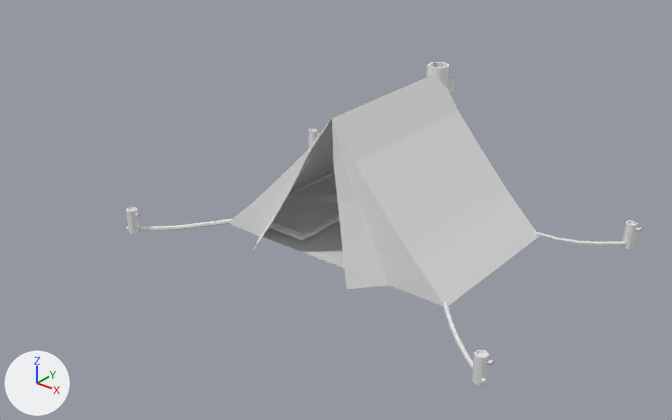
What one commit did to the FBX model Ketopia/Assets/Ben/Objects/Tent.fbx.
Camera for both pictures: a 50 mm lens placed at (-15.38, -7.76, 4.86), pointed at (-21.5, -0.12, 0.12). The axes (+X, +Y, +Z) are drawn at lower left. The lights are the same throughout. Where no turn or scale is listed for an object, it has been applied to the vertices.

The first picture shows 'tent.002'.
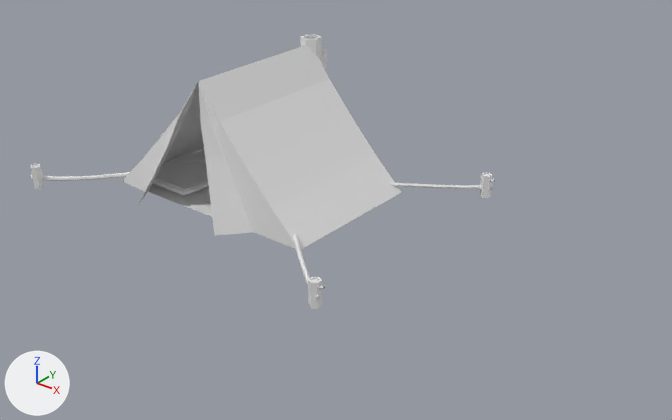
What the commit changed:
me_cube_014 is used by ob_tent_002; location (-20.933, 0.0, 0.0).
me_cube_014 had 651 vertices, 599 faces and spanned x -2.43..2.4, y -1.73..1.68, z -0.13..1.72.
me_cube_014 now has 633 vertices, 580 faces and spans x -2.4..2.4, y -1.73..1.73, z -0.11..1.72.
me_cube_014 part 1: the loose piece of 60 vertices spanning x -2.42..-2.25, y -1.73..-1.59, z -0.12..0.17 is scaled about its middle by (-1, 1, 0.998), then moved by (0.01, 0.0, 0.06).
me_cube_014 part 2: the loose piece of 60 vertices spanning x -2.42..-2.25, y 1.54..1.68, z -0.12..0.17 is turned -180 degrees about the z axis through its middle, then moved by (0.01, 0.05, 0.06).
me_cube_014 part 3: the loose piece of 30 vertices spanning x 1.36..2.36, y 0.89..1.65, z -0.1..0.08 is rebuilt with 30 vertices and now spans x 1.31..2.38, y 0.84..1.72, z 0.03..0.13.
me_cube_014 part 4: the loose piece of 30 vertices spanning x 1.41..2.38, y -1.72..-0.88, z -0.1..0.05 is rebuilt with 30 vertices and now spans x 1.31..2.38, y -1.72..-0.84, z 0.03..0.13.
me_cube_014 part 5: a new loose piece of 30 vertices spanning x -2.38..-1.31, y -1.72..-0.84, z 0.03..0.13.
me_cube_014 part 6: 59 vertices removed from x 2.24..2.4, y -1.73..-1.59, z -0.12..0.17; 59 vertices added at x 2.24..2.4, y -1.73..-1.59, z -0.07..0.23.
me_cube_014 part 7: 59 vertices removed from x 2.24..2.4, y 1.54..1.68, z -0.13..0.17; 59 vertices added at x 2.24..2.4, y 1.59..1.73, z -0.07..0.23.
me_cube_014 part 8: 48 vertices removed from x -2.42..-0.5, y 0.23..1.65, z -0.1..0.1.
me_cube_014 part 9: 30 vertices removed from x -2.43..-1.39, y -1.72..-0.88, z -0.1..0.05.
Object 'tent.002' (ob_tent_002) moves from (-20.933, 0.0, 0.0) to (-22.83, 0.0, 0.0).

Where the change shows, as pixel boxes (x1, y1, x2, y2) in the pictures (672 x 420 px; the box of a moved part takes in the faces that stretch with it):
'tent.002', reshaped, moved (10% narrower, 15% shorter): before (126, 62, 641, 386); after (31, 34, 495, 309)
part 1 of me_cube_014, moved or reshaped: before (126, 207, 140, 234); after (31, 164, 44, 189)
part 2 of me_cube_014, moved or reshaped (not visible afterwards): before (308, 128, 320, 148)
part 3 of me_cube_014, rebuilt: before (534, 231, 635, 246); after (390, 183, 493, 190)
part 4 of me_cube_014, rebuilt (40% narrower, 19% shorter): before (443, 301, 487, 384); after (294, 234, 320, 301)
part 5 of me_cube_014, added: after (31, 172, 130, 181)
part 6 of me_cube_014, moved or reshaped: before (472, 350, 494, 386); after (308, 277, 325, 309)
part 7 of me_cube_014, moved or reshaped: before (622, 221, 641, 249); after (480, 172, 495, 198)
part 8 of me_cube_014, deleted: before (293, 170, 338, 208)
part 9 of me_cube_014, deleted: before (127, 219, 232, 230)
